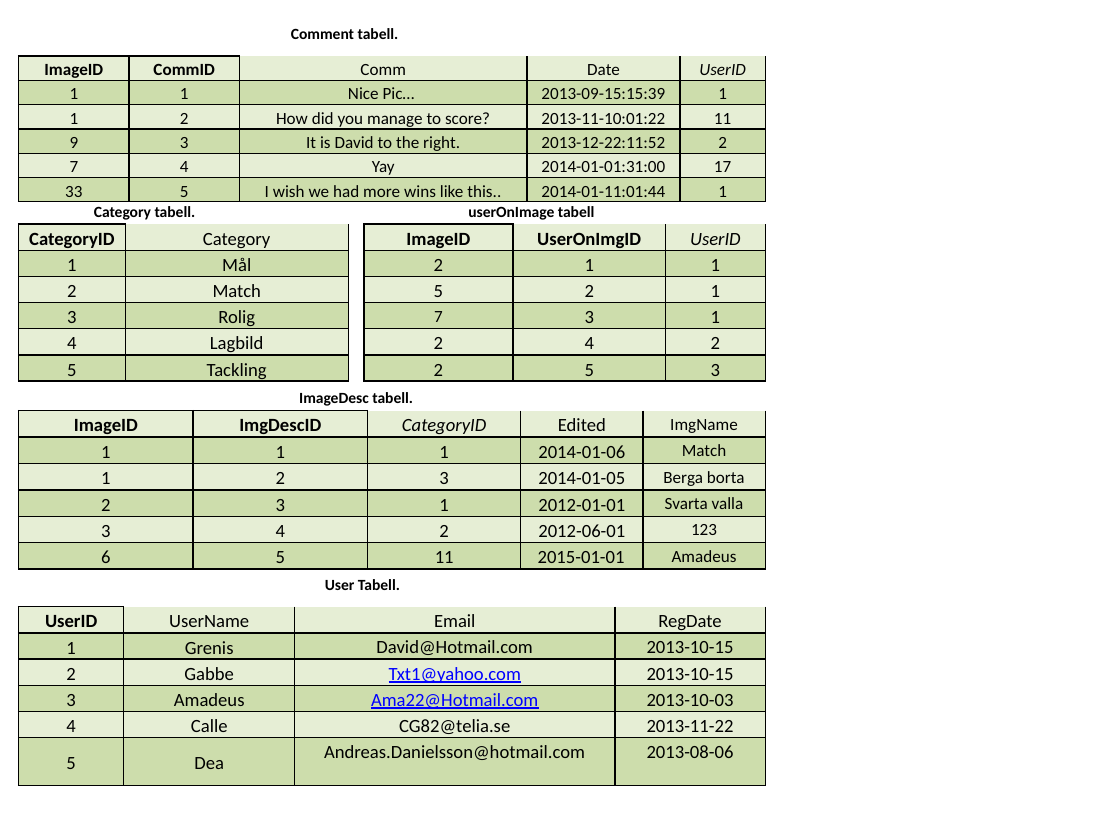
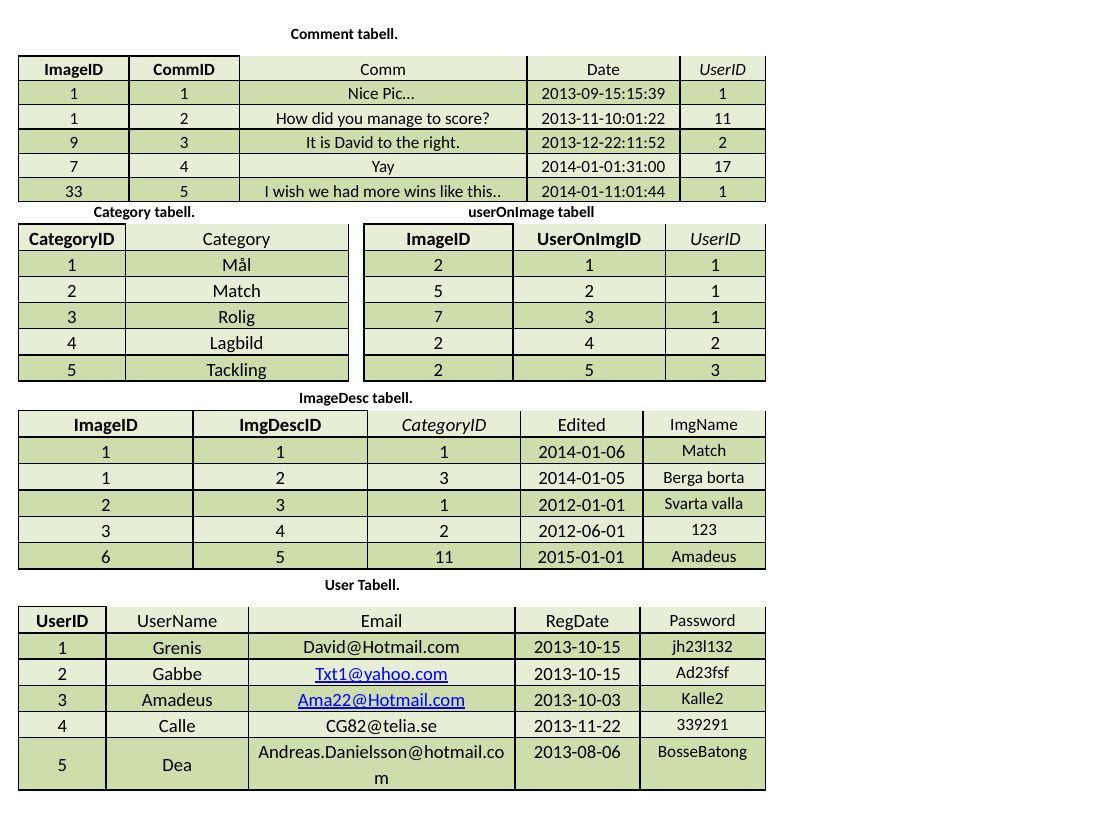
Before and after one commit to Grenmyr/vt14-3-1-individuellt-arbete, a slide deck: slide 6 of Databasteknik AKS/projektet.pptx. Drawn at 1120x840 pixels with LibreOffice and Linux fonts; fonts in the diff are those of the drawing. Boxes give left, top, right and bottom in pixels: in the first picture for what was removed or moved away, otherwise in the second. Text is boxed around its words. In the diff, an @@ line names an element or a change of style, - is before the commit and + after.

```diff
--- a/Databasteknik AKS/projektet.pptx
+++ b/Databasteknik AKS/projektet.pptx
@@ table at bbox=[19, 607, 766, 786] @@
+column 5: Password | jh23l132 | Ad23fsf | Kalle2 | 339291 | BosseBatong
```
Also in this commit, not shown: 5 other slides changed, 1 other file.
